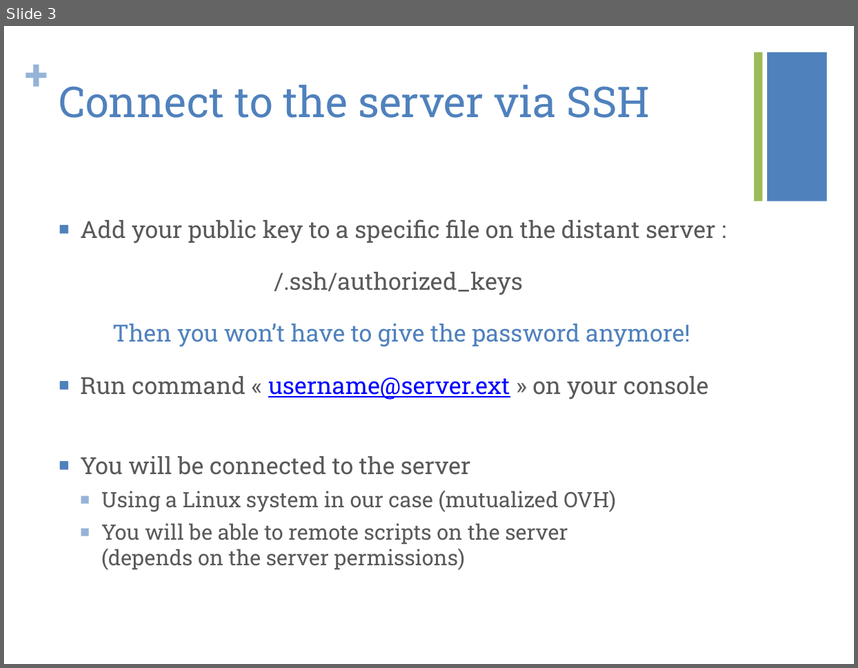
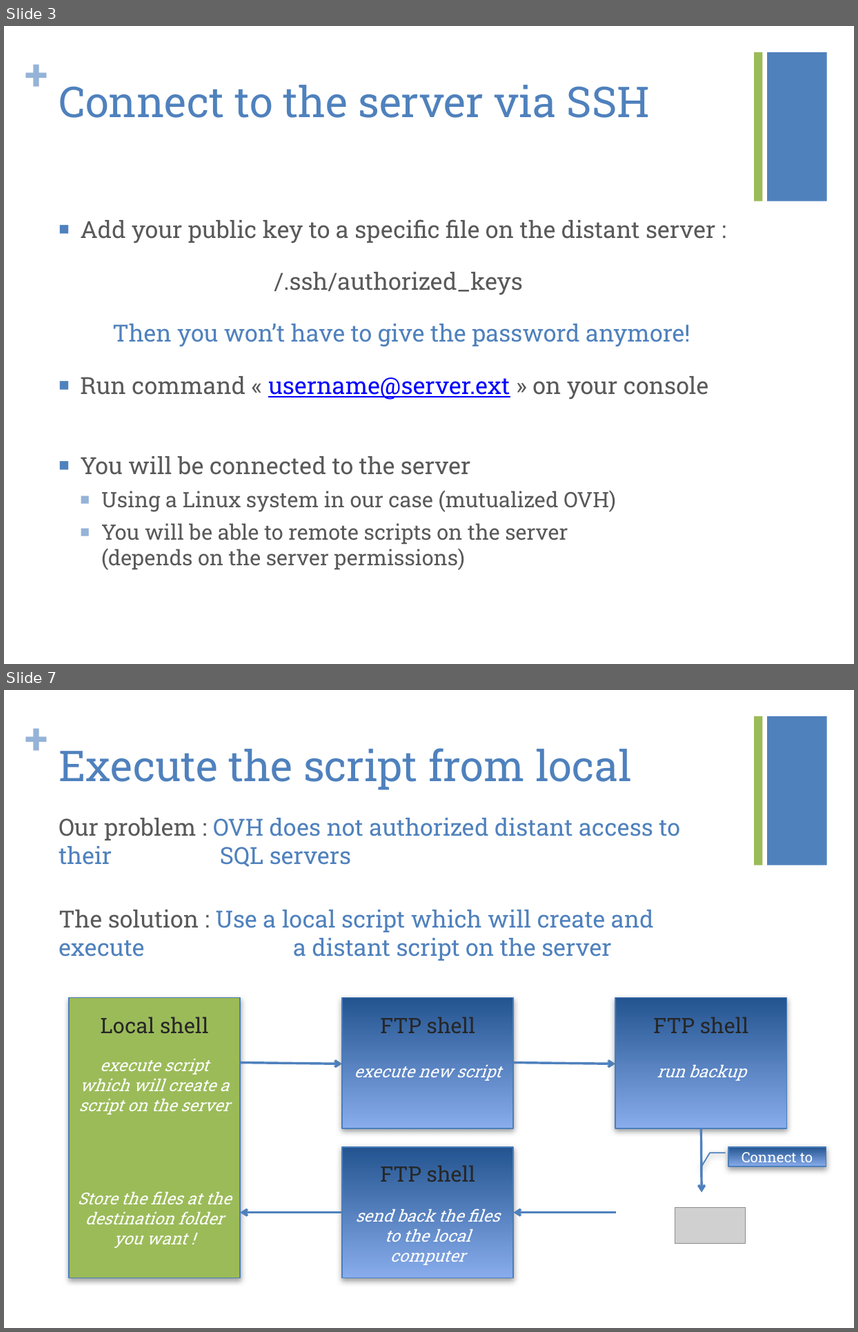
Before and after one commit to kiago/isepse2014, a slide deck: projects/easyBackup/easyBackupPresentation.pptx. Shown one above the other, each under a label of ours: slide 3 before the commit, slides 3 and 7 after it; the slides between them are not shown. The pictures are 858x668 and 858x1332 pixels, drawn with LibreOffice and Linux fonts; fonts in the diff are those of the drawing; grey boxes stand for pictures. Boxes give left, top, right and bottom in pixels: in the first picture for what was removed or moved away, otherwise in the second. Text is boxed around its words. In the diff, an @@ line names an element or a change of style, - is before the commit and + after.

```diff
--- a/projects/easyBackup/easyBackupPresentation.pptx
+++ b/projects/easyBackup/easyBackupPresentation.pptx
@@ slide 7 added at (4,690,854,1328), background #FFFFFF; not listed: 3 template elements that a slide beside it also shows @@
@@ title added at (59,748,632,790), 36 pt, text #4F81BD @@
+Execute the script from local
@@ text added at (59,818,680,867), 20 pt, text #4F81BD @@
+Our problem : OVH does not authorized distant access to their SQL servers
@@ text added at (59,909,654,960), 20 pt, text #4F81BD @@
+The solution : Use a local script which will create and execute a distant script on the server
@@ rectangle added at (69,998,239,1279), fill #9BBB59, outline #4B7EBC 1 pt @@
@@ rectangle added at (342,998,513,1129), fill gradient #235591 to #88ADED, outline #4B7EBC 1 pt @@
@@ rectangle added at (615,998,786,1129), fill gradient #235591 to #88ADED, outline #4B7EBC 1 pt @@
@@ text added at (101,1016,209,1034), 18 pt, text #262626 @@
+Local shell
@@ text added at (380,1016,476,1033), 18 pt, text #262626 @@
+FTP shell
@@ text added at (653,1016,749,1033), 18 pt, text #262626 @@
+FTP shell
@@ text added at (79,1058,230,1114), 14 pt, text #FFFFFF, italic @@
+execute script which will create a script on the server
@@ arrow added from (240, 1063) to (342, 1063), #4F81BD 2 pt @@
@@ text added at (355,1065,501,1081), 14 pt, text #FFFFFF, italic @@
+execute new script
@@ arrow added from (513, 1063) to (615, 1063), #4F81BD 2 pt @@
@@ text added at (657,1065,746,1081), 14 pt, text #FFFFFF, italic @@
+run backup
@@ arrow added from (701, 1129) to (702, 1192), #4F81BD 2 pt @@
@@ rectangle added at (342,1147,513,1277), fill gradient #235591 to #88ADED, outline #4B7EBC 1 pt @@
@@ text added at (380,1165,476,1181), 18 pt, text #262626 @@
+FTP shell
@@ border callout added at (728,1147,826,1166), fill gradient #235591 to #88ADED, outline #4B7EBC 1 pt, 12 pt, text #FFFFFF @@
+Connect to
@@ text added at (78,1191,231,1248), 14 pt, text #FFFFFF, italic @@
+Store the files at the destination folder you want !
@@ picture added at (675,1207,745,1243) @@
@@ arrow added from (342, 1212) to (240, 1212), #4F81BD 2 pt @@
@@ text added at (356,1208,500,1265), 14 pt, text #FFFFFF, italic @@
+send back the files to the local computer
@@ arrow added from (616, 1212) to (513, 1212), #4F81BD 2 pt @@
```
Also in this commit, not shown: 7 slides changed, 1 other slide added, 2 slides removed.
